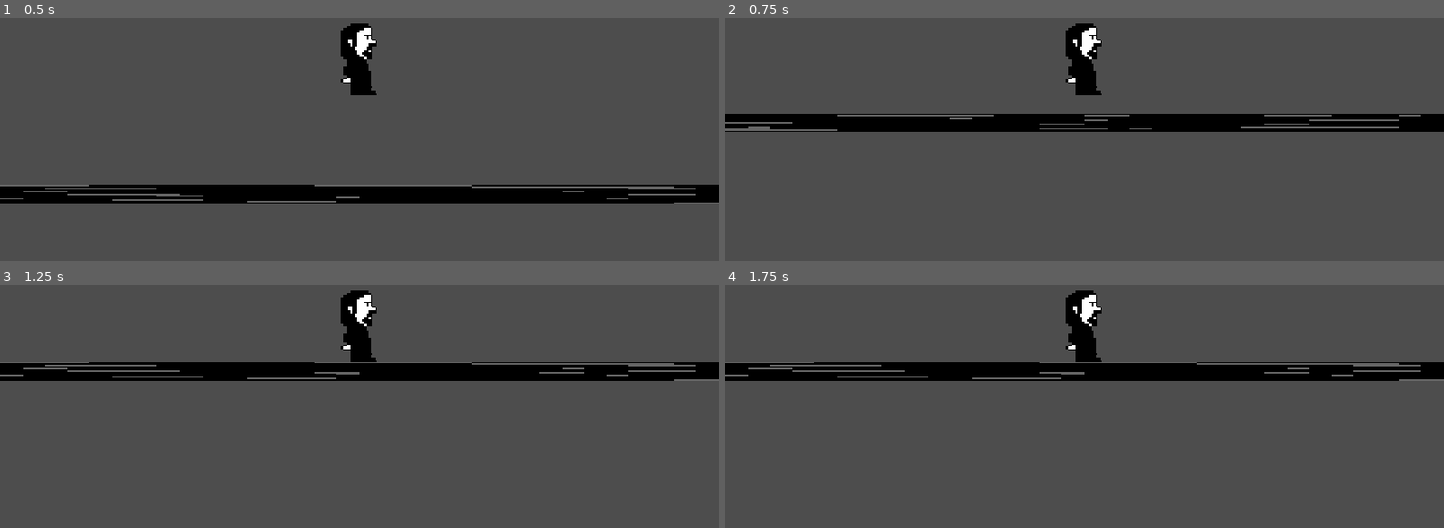
Above: before the commit, frames 1-4 (two rows, left to right).
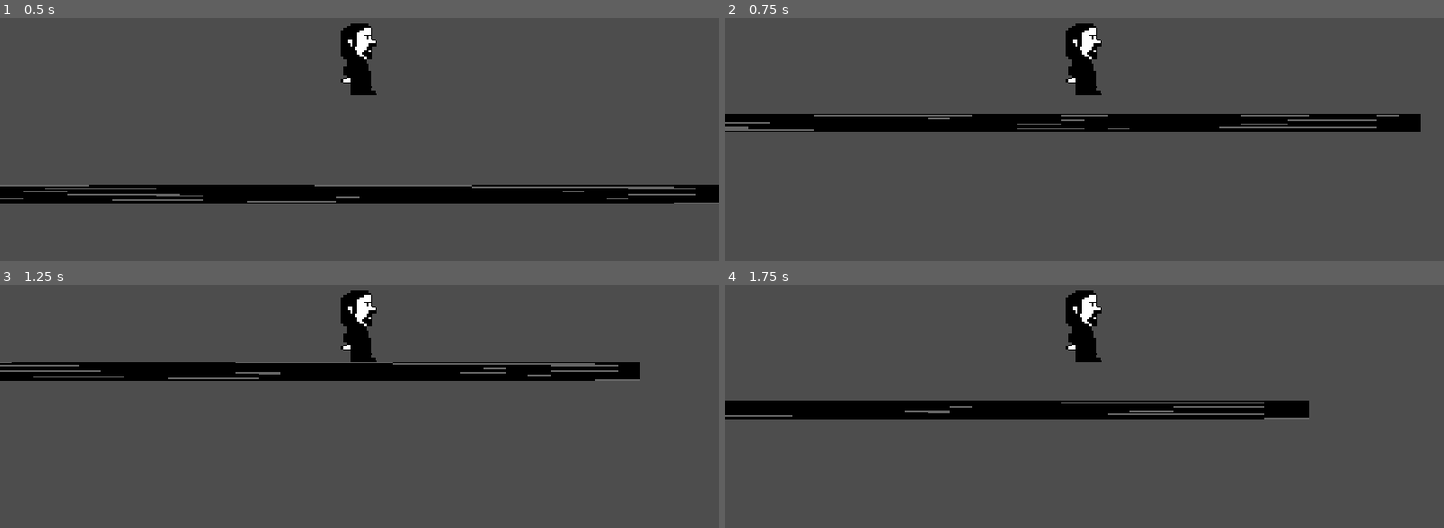
Above: after the commit, the same moments.

Repository: simonsablowski/jumpquest2d
Game: Godot game, scene res://scenes/Main.tscn
Same seed, same stepped clock (60 frames per second), same inputs: the game is played once before the commit and once after it.
Inputs:
- Up to frame 1 (0.5 s): no input
- Up to frame 2 (0.75 s): hold Right (move_right, bound only after the commit) from 0.53 s (still down)
- Up to frame 3 (1.25 s): keep holding Right (move_right, bound only after the commit); tap Space (jump, bound only after the commit) at 0.77 s
- Up to frame 4 (1.75 s): keep holding Right (move_right, bound only after the commit); tap Space (jump, bound only after the commit) at 1.52 s

Frame 1 is identical in both runs. In frame 2, 0.8% of the frame differs, in the area x 0-100%, y 39-47%; in frame 3, 2.2%; in frame 4, 14%, in the area x 0-100%, y 31-56%.

Commit message:
Input-Actions korrigiert

Diff:
--- a/project.godot
+++ b/project.godot
@@ -44,15 +44,19 @@
 }
 move_left={
 "deadzone": 0.2,
-"events": []
+"events": [Object(InputEventKey,"resource_local_to_scene":false,"resource_name":"","device":0,"window_id":0,"alt_pressed":false,"shift_pressed":false,"ctrl_pressed":false,"meta_pressed":false,"pressed":false,"keycode":0,"physical_keycode":4194319,"key_label":0,"unicode":0,"location":0,"echo":false,"script":null)
+]
 }
 move_right={
 "deadzone": 0.2,
-"events": []
+"events": [Object(InputEventKey,"resource_local_to_scene":false,"resource_name":"","device":0,"window_id":0,"alt_pressed":false,"shift_pressed":false,"ctrl_pressed":false,"meta_pressed":false,"pressed":false,"keycode":0,"physical_keycode":4194321,"key_label":0,"unicode":0,"location":0,"echo":false,"script":null)
+]
 }
 jump={
 "deadzone": 0.2,
-"events": []
+"events": [Object(InputEventKey,"resource_local_to_scene":false,"resource_name":"","device":0,"window_id":0,"alt_pressed":false,"shift_pressed":false,"ctrl_pressed":false,"meta_pressed":false,"pressed":false,"keycode":0,"physical_keycode":32,"key_label":0,"unicode":0,"location":0,"echo":false,"script":null)
+, Object(InputEventKey,"resource_local_to_scene":false,"resource_name":"","device":0,"window_id":0,"alt_pressed":false,"shift_pressed":false,"ctrl_pressed":false,"meta_pressed":false,"pressed":false,"keycode":0,"physical_keycode":4194320,"key_label":0,"unicode":0,"location":0,"echo":false,"script":null)
+]
 }
 
 [rendering]
